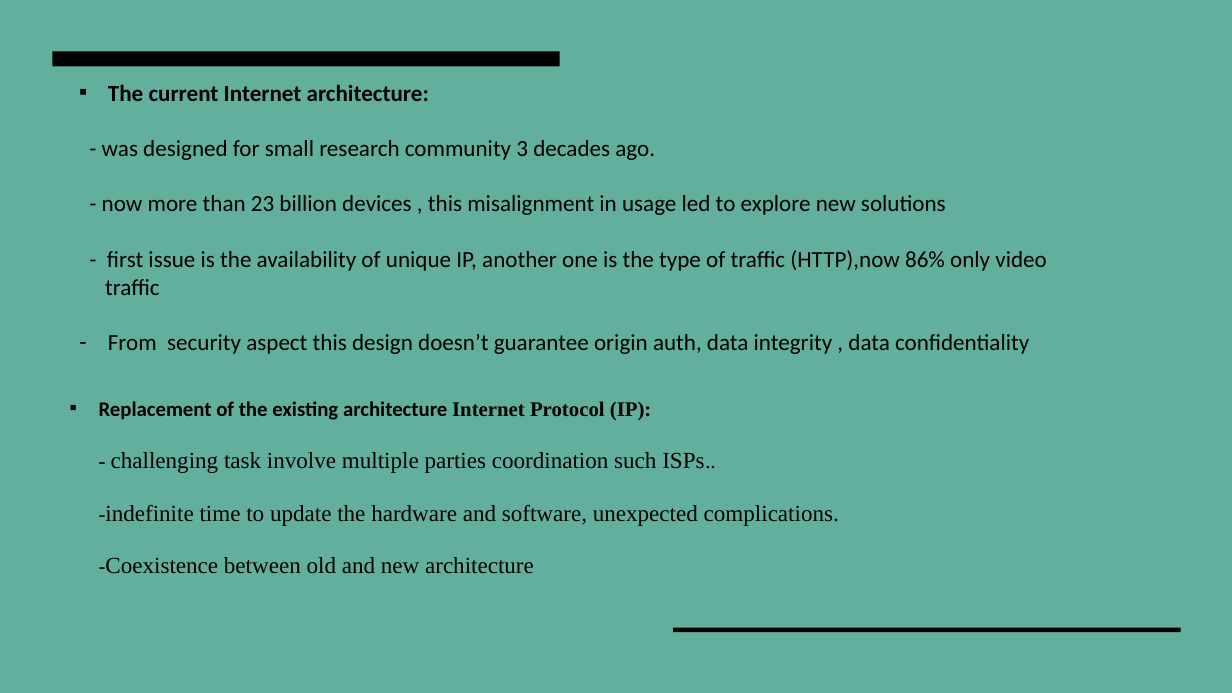
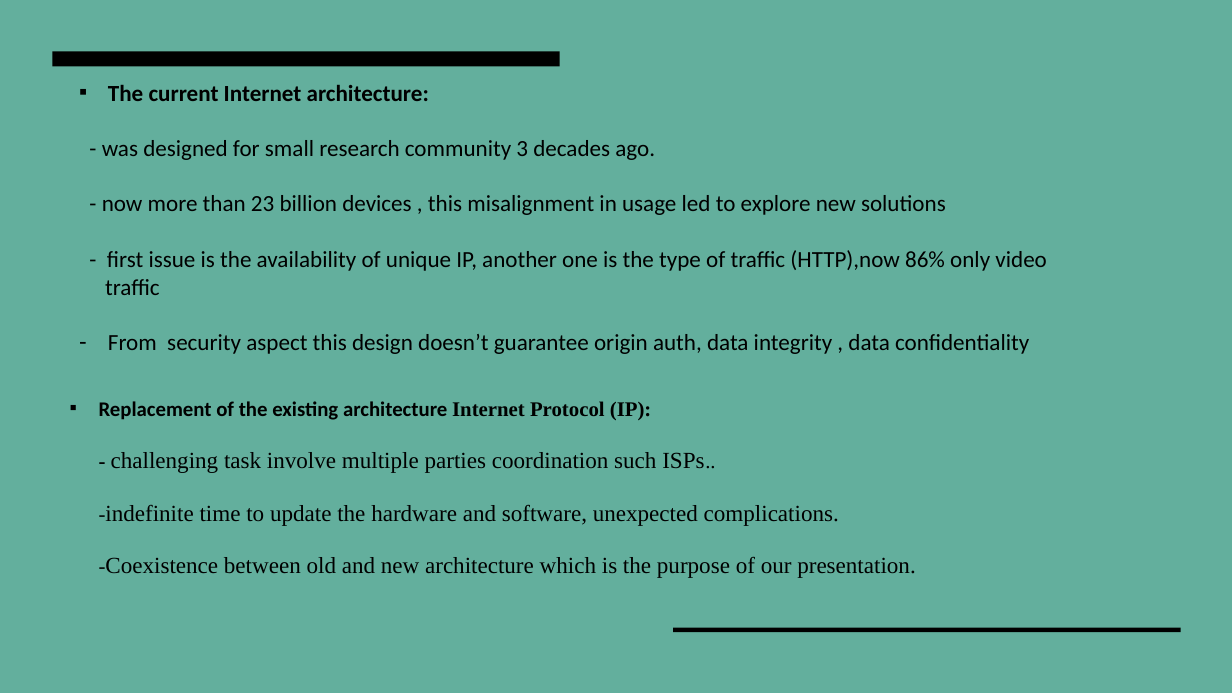
Before and after one commit to NazeerPD/CNS, a slide deck: slide 2 of ICN-IP Coexistence Solutions.pptx. Drawn at 1232x693 pixels with LibreOffice and Linux fonts; fonts in the diff are those of the drawing. Boxes give left, top, right and bottom in pixels: in the first picture for what was removed or moved away, otherwise in the second. Text is boxed around its words. In the diff, an @@ line names an element or a change of style, - is before the commit and + after.

```diff
--- a/ICN-IP Coexistence Solutions.pptx
+++ b/ICN-IP Coexistence Solutions.pptx
@@ title at [99,401,916,578]: text changed @@
-▪ Replacement of the existing architecture Internet Protocol (IP):
-  - challenging task involve multiple parties coordination such ISPs..
-  -indefinite time to update the hardware and software, unexpected complications.
-  -Coexistence between old and new architecture
+▪ Replacement of the existing architecture Internet Protocol (IP):
+  - challenging task involve multiple parties coordination such ISPs..
+  -indefinite time to update the hardware and software, unexpected complications.
+  -Coexistence between old and new architecture which is the purpose of our presentation.
```
Also in this commit, not shown: 2 other slides changed, 3 slides added.
